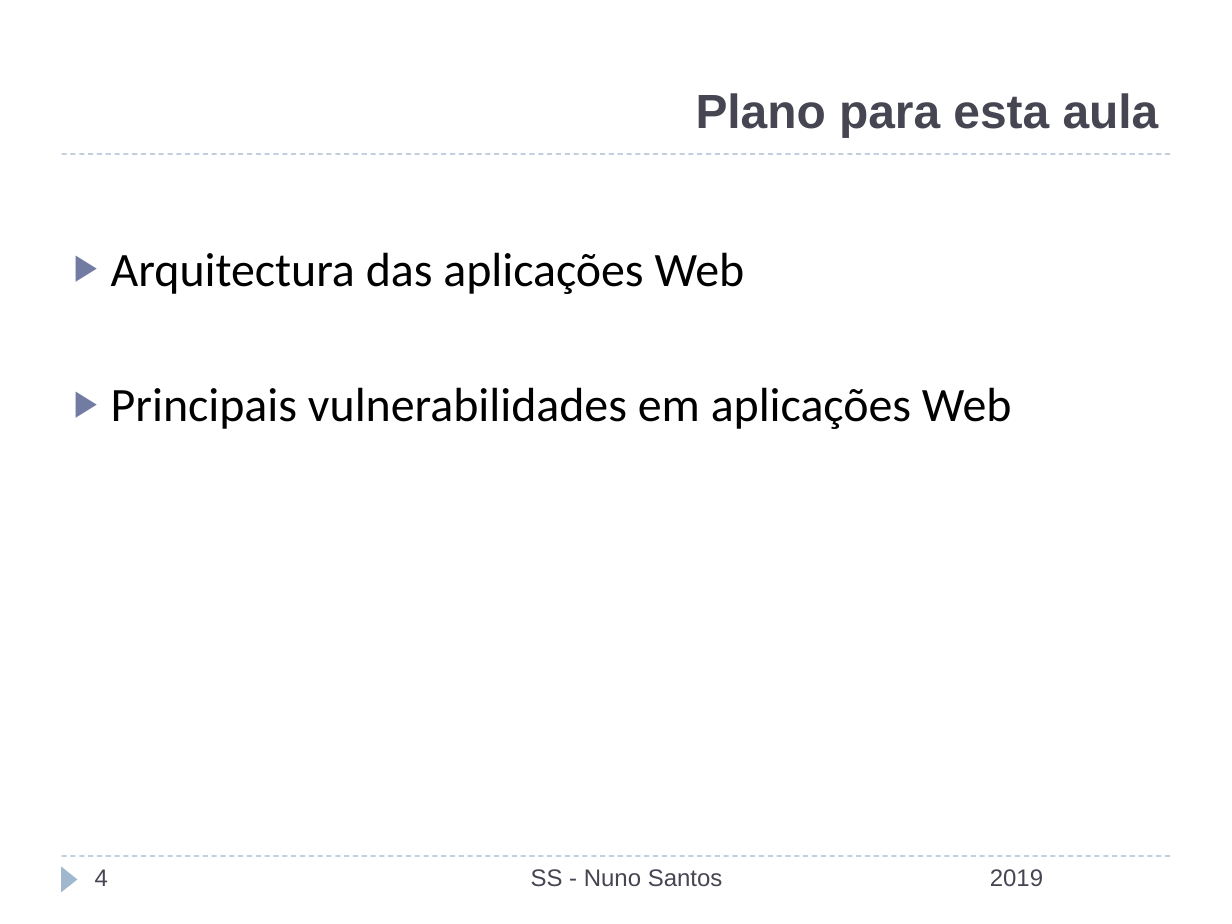
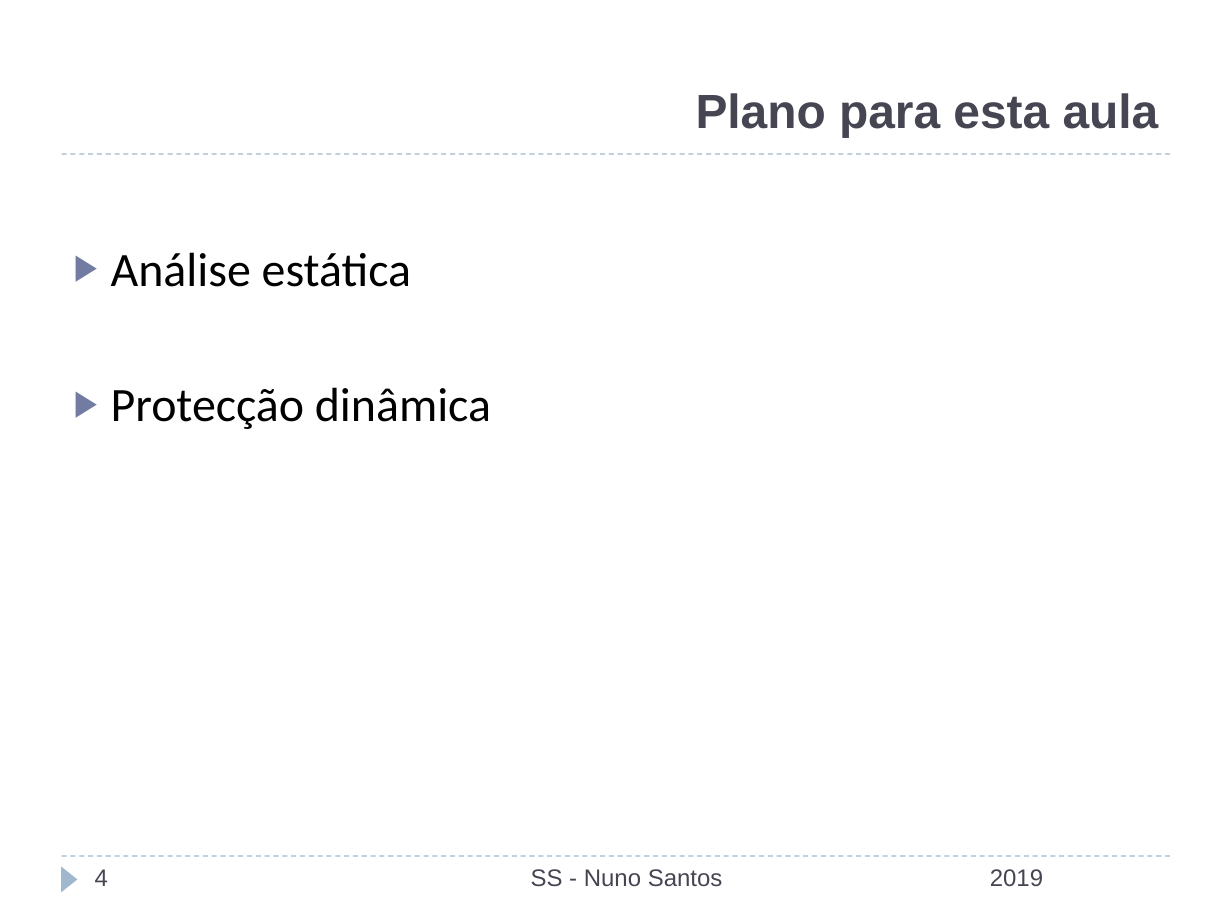
Before and after one commit to nuno-santos/acite2019, a slide deck: slide 4 of teoricas/acite2019-07-estatica_dinamica.pptx. Drawn at 1232x924 pixels with LibreOffice and Linux fonts; fonts in the diff are those of the drawing; background and template pictures are left out. Boxes give left, top, right and bottom in pixels: in the first picture for what was removed or moved away, otherwise in the second. Text is boxed around its words. In the diff, an @@ line names an element or a change of style, - is before the commit and + after.

```diff
--- a/teoricas/acite2019-07-estatica_dinamica.pptx
+++ b/teoricas/acite2019-07-estatica_dinamica.pptx
@@ text at box(111, 252, 491, 429): text changed @@
-▶ Arquitectura das aplicações Web
-▶ Principais vulnerabilidades em aplicações Web
+▶ Análise estática
+▶ Protecção dinâmica
```
Also in this commit, not shown: 6 other slides changed, 14 slides added, 12 slides removed.
